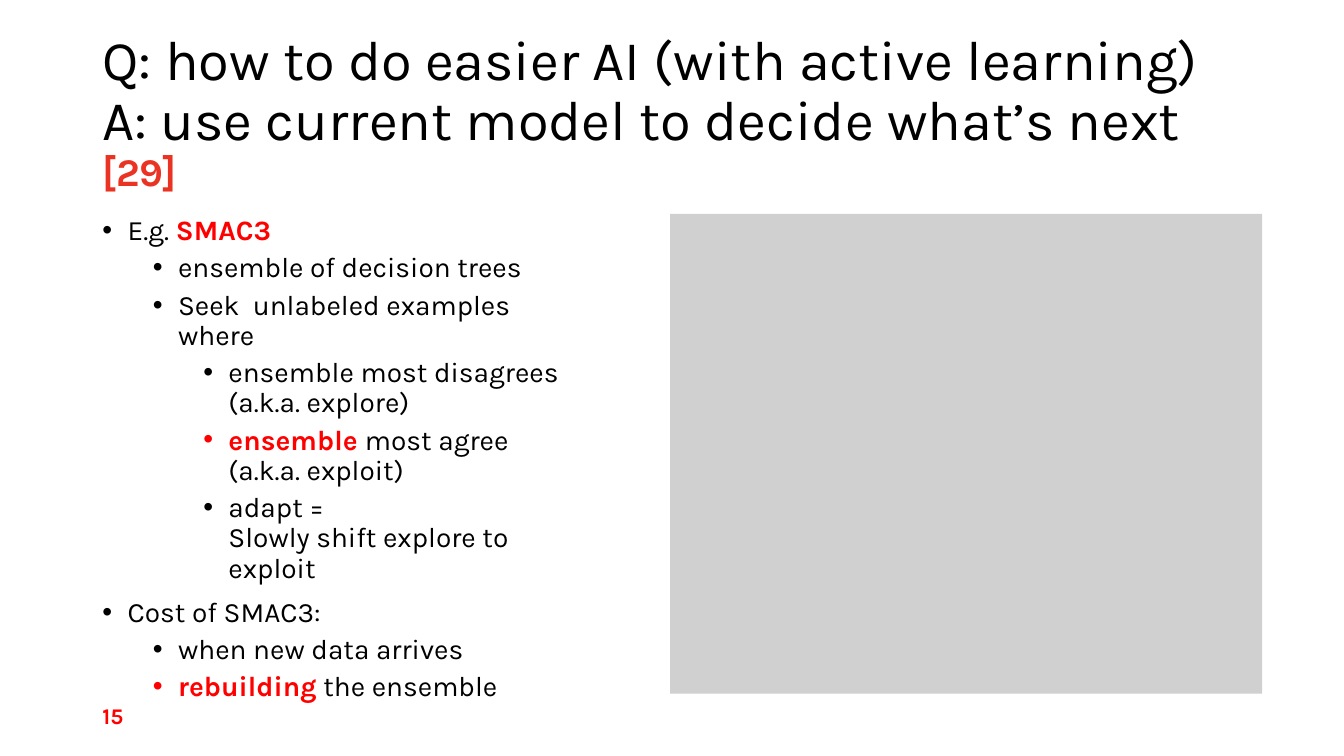
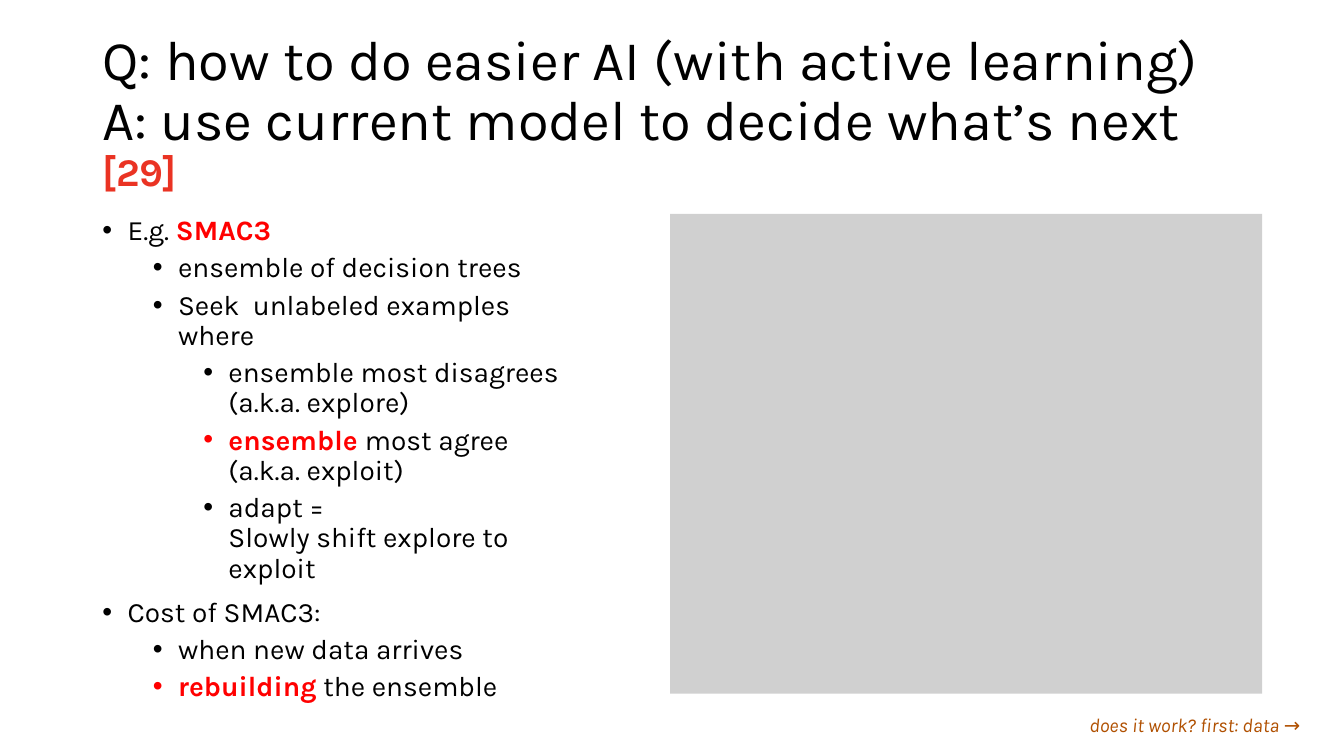
Before and after one commit to timm/fyi, a slide deck: slide 12 of 26less.pptx (slide 15 before the commit). Drawn at 1344x756 pixels with LibreOffice and Linux fonts; fonts in the diff are those of the drawing; grey boxes stand for pictures; background and template pictures are left out. Boxes give left, top, right and bottom in pixels: in the first picture for what was removed or moved away, otherwise in the second. Text is boxed around its words. In the diff, an @@ line names an element or a change of style, - is before the commit and + after.

```diff
--- a/26less.pptx
+++ b/26less.pptx
@@ page number removed at box(102, 709, 123, 725) @@
-15
@@ text added at box(1089, 718, 1279, 733), 14 pt, text #B05000, italic @@
+does it work? first: data →
```
Also in this commit, not shown: 28 other slides changed, 6 slides removed, 1 other file.
